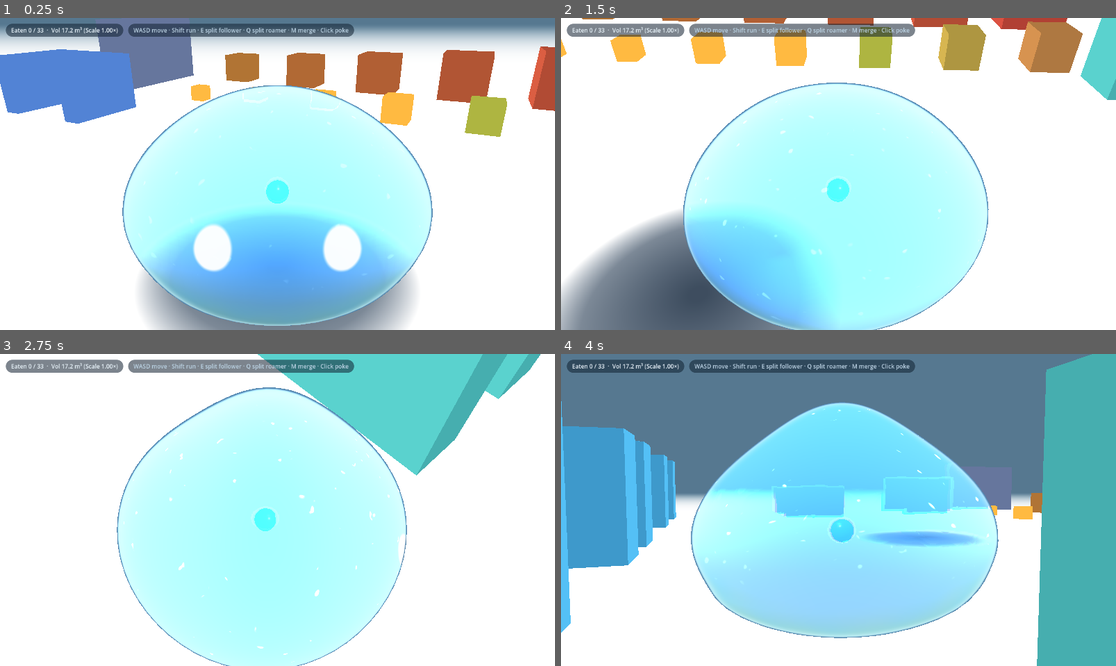
Above: before the commit, frames 1-4 (two rows, left to right).
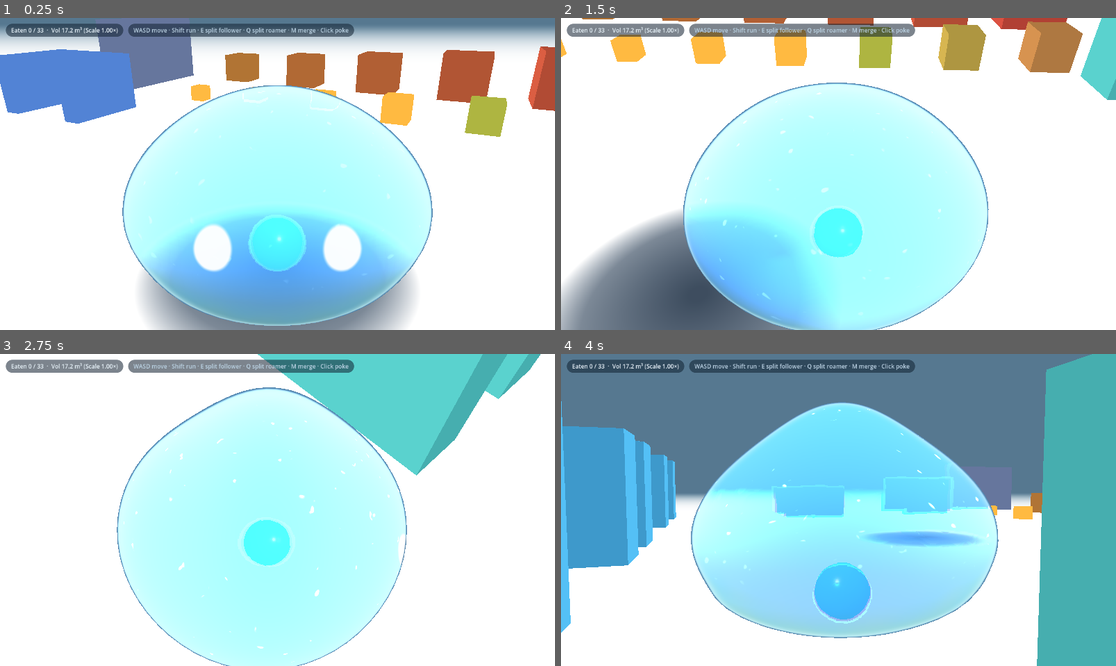
Above: after the commit, the same moments.

Repository: EN-rain/how-to-live-as-a-slime
Game: Godot game, scene res://scenes/main.tscn
The game is run twice, just before and just after one commit, with the same random seed, the same clock (stepped at 60 frames per second) and the same inputs.
Inputs (mouse positions are in pixels of both pictures, inside the frame that each line leads up to):
- Up to frame 1 (0.25 s): no input
- Up to frame 2 (1.5 s): tap Enter (ui_accept) at 0.5, 0.77, 1.07 s; move the mouse to (960, 158) at 0.52 s; hold D (move_right) 0.53-1.25 s; hold M (merge_clones) 0.53-1.25 s; click (960, 158) at 0.67 s; drag from (727, 189) to (810, 236) at 1.27 s
- Up to frame 3 (2.75 s): move the mouse to (333, 441) at 2.02 s; hold D (move_right) from 2.03 s (still down); hold Shift (run) from 2.03 s (still down)
- Up to frame 4 (4 s): release D (move_right) at 2.75 s; release Shift (run) at 2.75 s; drag from (810, 572) to (672, 463) at 2.77 s; move the mouse to (1005, 556) at 3.52 s; hold A (move_left) from 3.53 s (still down); hold Q (split_roam) from 3.53 s (still down); tap Enter (ui_accept) at 3.77 s

The runs differ from the first frame. In frame 1, 1.7% of the frame differs, in the area x 44-56%, y 51-82%; in frame 2, 1.3%; in frame 3, 1.0%; in frame 4, 1.8%, in the area x 29-69%, y 15-91%.

Commit message:
Make the visible Core Sphere the exact physics collider against objects

Diff:
--- a/scripts/slime.gd
+++ b/scripts/slime.gd
@@ -435,9 +435,9 @@
 	if _core_mesh == null or model == null:
 		return
 	var s := maxf(slime_scale, 1e-4)
-	var rxz := clampf((model.core_sphere_radius() / s) * 0.35, 0.08, 0.38)
-	var ry := minf(rxz, (model.full_height * 0.20) / s)
-	var center_local_y := (-model.rest_half_height * s + model.full_height * 0.45) / s
+	var rxz := model.core_sphere_radius() / s
+	var ry := rxz
+	var center_local_y := (-model.rest_half_height * s + model.core_sphere_radius()) / s
 	_core_mesh.position = Vector3(0.0, center_local_y, 0.0)
 	_core_mesh.scale = Vector3(rxz, ry, rxz)
 
--- a/scripts/slime_shape_model.gd
+++ b/scripts/slime_shape_model.gd
@@ -134,18 +134,18 @@
 
 
 ## Resolve posture dimensions. Returns true when the baked envelope must be rebuilt.
-func resolve(p_scale: float, _p_liquid: float, _p_height_ratio: float, p_squeeze: float, p_axis: Vector3) -> bool:
+func resolve(p_scale: float, _p_liquid: float, _p_height_ratio: float, _p_squeeze: float, p_axis: Vector3) -> bool:
 	scale = p_scale
 	liquid = 0.0
 	height_ratio = 1.0
-	squeeze = clampf(p_squeeze, min_squeeze(), 1.0)
+	squeeze = min_squeeze()
 	if p_axis.length_squared() > 1e-6:
 		axis = Vector3(p_axis.x, 0.0, p_axis.z).normalized()
 	spread = 1.0
-	flow_stretch = squeeze
+	flow_stretch = 1.0
 	height_boost = 1.0
 	full_height = rest_full_height * scale
-	semi_a = rest_max_radius * scale * squeeze
+	semi_a = rest_max_radius * scale
 	semi_b = semi_a
 	var key := posture_key_for(scale, liquid, height_ratio, squeeze, axis)
 	var e := _cache_entry(scale, liquid, height_ratio, squeeze, axis)
@@ -350,7 +350,7 @@
 
 
 func core_sphere_center() -> Vector3:
-	return center()
+	return foot + Vector3(0.0, core_sphere_radius(), 0.0)
 
 
 ## Cached circular inner core hull at the posture's minimum legal radius.
--- a/scripts/slime_tuning.gd
+++ b/scripts/slime_tuning.gd
@@ -48,8 +48,8 @@
 ## applied identically to collision, shader, picking, shadows and coverage.
 @export var liquid_spread_ratio := 2.13
 ## Minimum legal lateral squeeze for normal posture, as a fraction of rest width.
-## Matches the visible Core Sphere diameter (~0.88 m at scale 1.0).
-@export_range(0.05, 1.0, 0.01) var min_normal_squeeze := 0.22
+## Matches the visible Core Sphere radius (0.18 * 2.0m = 0.36m radius, 0.72m diameter at scale 1.0).
+@export_range(0.05, 1.0, 0.01) var min_normal_squeeze := 0.18
 ## Minimum legal lateral squeeze for liquid posture, as a fraction of rest width.
 @export_range(0.05, 1.0, 0.01) var min_liquid_squeeze := 0.12
 ## Inner clearance sphere radius ratio relative to the legal minimum squeeze.
--- a/shaders/slime.gdshader
+++ b/shaders/slime.gdshader
@@ -284,15 +284,15 @@
 		float sx = qCenter.x >= 0.0 ? 1.0 : -1.0;
 		float sz = qCenter.y >= 0.0 ? 1.0 : -1.0;
 
-		float penX = max(0.0, (h.x + SOLID_OFFSET) - sx * q.x) * 0.90;
-		float wz = 1.0 - smoothstep(h.z - 0.12, h.z + 0.45, abs(q.z));
+		float penX = max(0.0, (h.x + SOLID_OFFSET) - sx * q.x) * 0.98;
+		float wz = 1.0 - smoothstep(h.z - 0.08, h.z + 0.38, abs(q.z));
 		vec2 pushX = vec2(sx * penX * wz, 0.0);
 
-		float penZ = max(0.0, (h.z + SOLID_OFFSET) - sz * q.z) * 0.90;
-		float wx = 1.0 - smoothstep(h.x - 0.12, h.x + 0.45, abs(q.x));
+		float penZ = max(0.0, (h.z + SOLID_OFFSET) - sz * q.z) * 0.98;
+		float wx = 1.0 - smoothstep(h.x - 0.08, h.x + 0.38, abs(q.x));
 		vec2 pushZ = vec2(0.0, sz * penZ * wx);
 
-		float faceBlend = smoothstep(-0.25, 0.25, ox - oz);
+		float faceBlend = smoothstep(-0.20, 0.20, ox - oz);
 		pushXZ = mix(pushZ, pushX, faceBlend) * winY;
 		compressAmt = mix(penZ * wx, penX * wz, faceBlend) * winY;
 	} else {
@@ -303,10 +303,10 @@
 		vec2 uDir = vec2(-nDir.y, nDir.x);
 		float along = dot(q.xz, nDir);
 		float lat = dot(q.xz, uDir);
-		float wu = 1.0 - smoothstep(R - 0.12, R + 0.45, abs(lat));
+		float wu = 1.0 - smoothstep(R - 0.08, R + 0.38, abs(lat));
 		float rNorm = clamp(abs(lat) / max(R + SOLID_OFFSET, 1e-4), 0.0, 1.0);
 		float arch = sqrt(max(0.0, 1.0 - rNorm * rNorm)) * (R + SOLID_OFFSET);
-		float penC = max(0.0, arch - along) * 0.90;
+		float penC = max(0.0, arch - along) * 0.98;
 		pushXZ = nDir * (penC * wu * winY);
 		compressAmt = penC * wu * winY;
 	}
